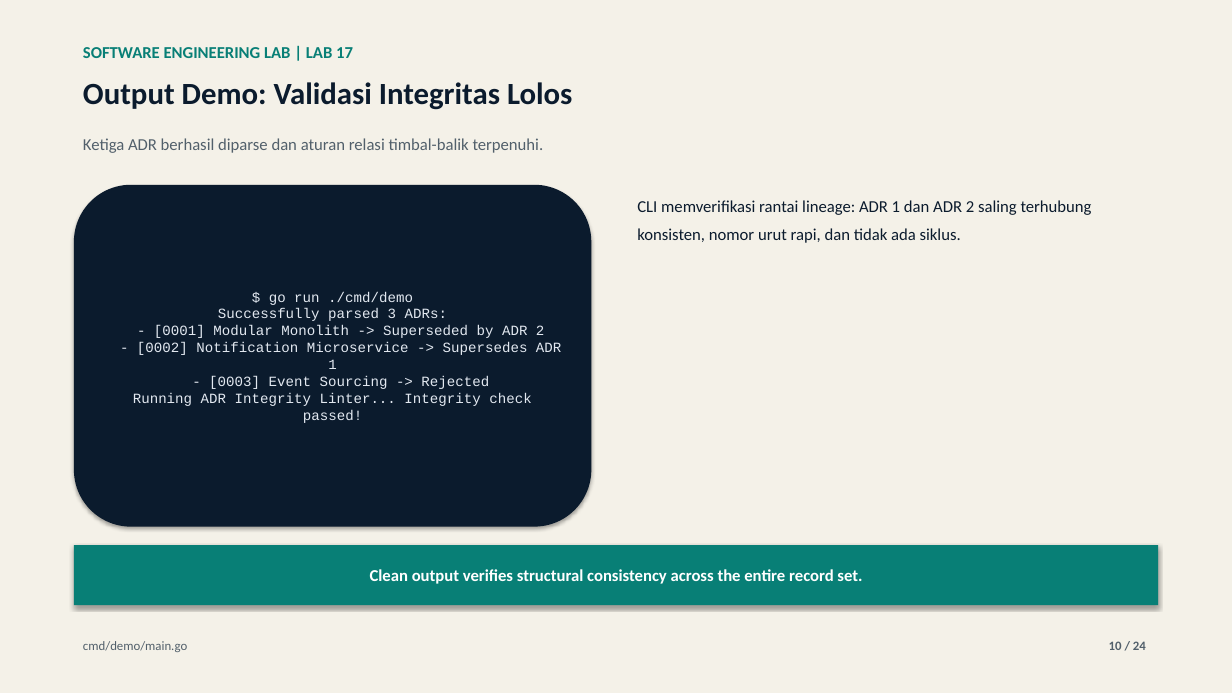
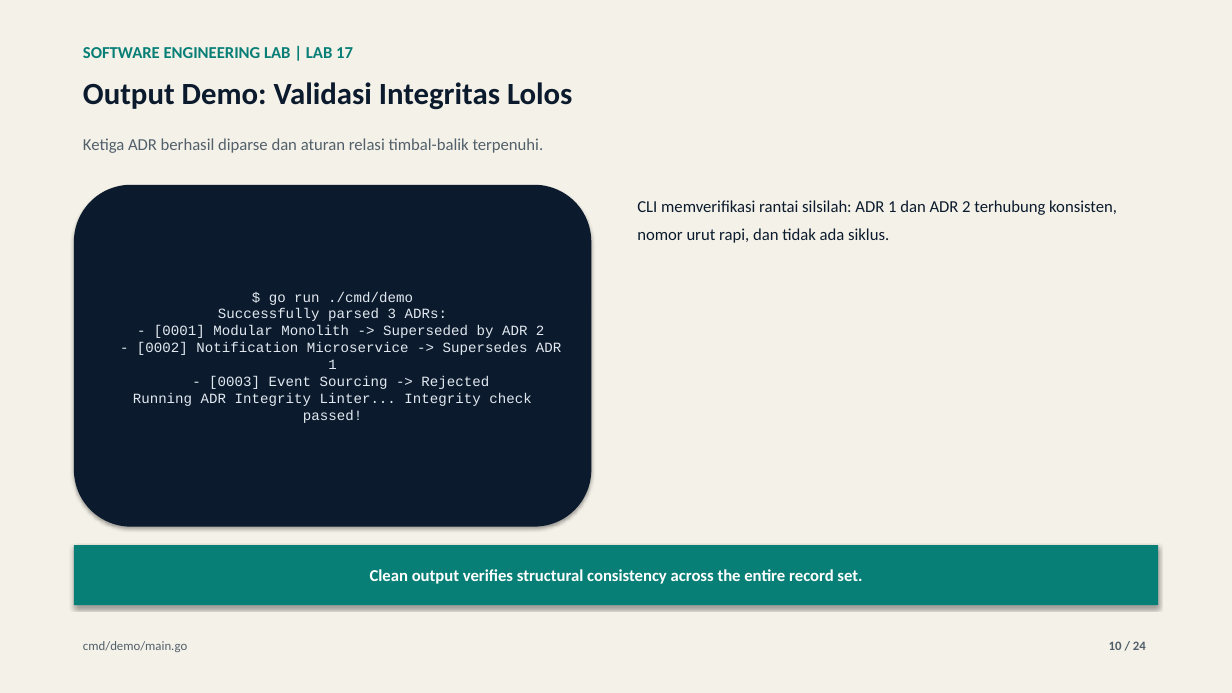
Before and after one commit to lukman-ss/software-engineering-lab, a slide deck: slide 10 of labs/17-architecture-decision-record/result/linkedin/lab-17-architecture-decision-record-carousel.pptx. Drawn at 1232x693 pixels with LibreOffice and Linux fonts; fonts in the diff are those of the drawing. Boxes give left, top, right and bottom in pixels: in the first picture for what was removed or moved away, otherwise in the second. Text is boxed around its words. In the diff, an @@ line names an element or a change of style, - is before the commit and + after.

```diff
--- a/labs/17-architecture-decision-record/result/linkedin/lab-17-architecture-decision-record-carousel.pptx
+++ b/labs/17-architecture-decision-record/result/linkedin/lab-17-architecture-decision-record-carousel.pptx
@@ text at [637,200,1117,243]: text changed @@
-CLI memverifikasi rantai lineage: ADR 1 dan ADR 2 saling terhubung konsisten, nomor urut rapi, dan tidak ada siklus.
+CLI memverifikasi rantai silsilah: ADR 1 dan ADR 2 terhubung konsisten, nomor urut rapi, dan tidak ada siklus.
```
Also in this commit, not shown: 16 other slides changed, 4 other files.
